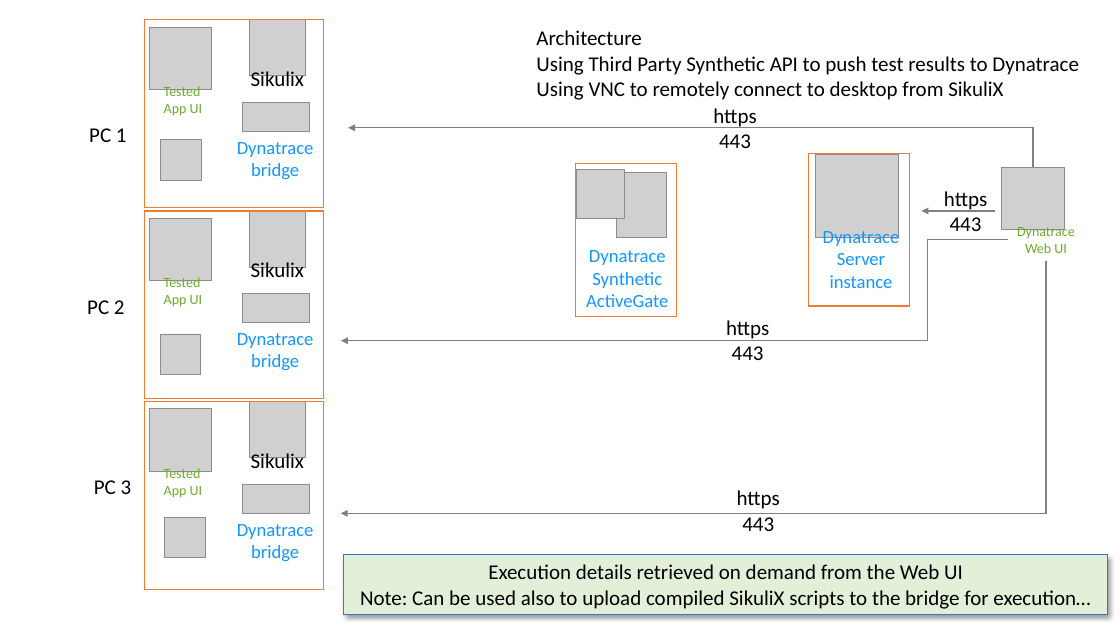
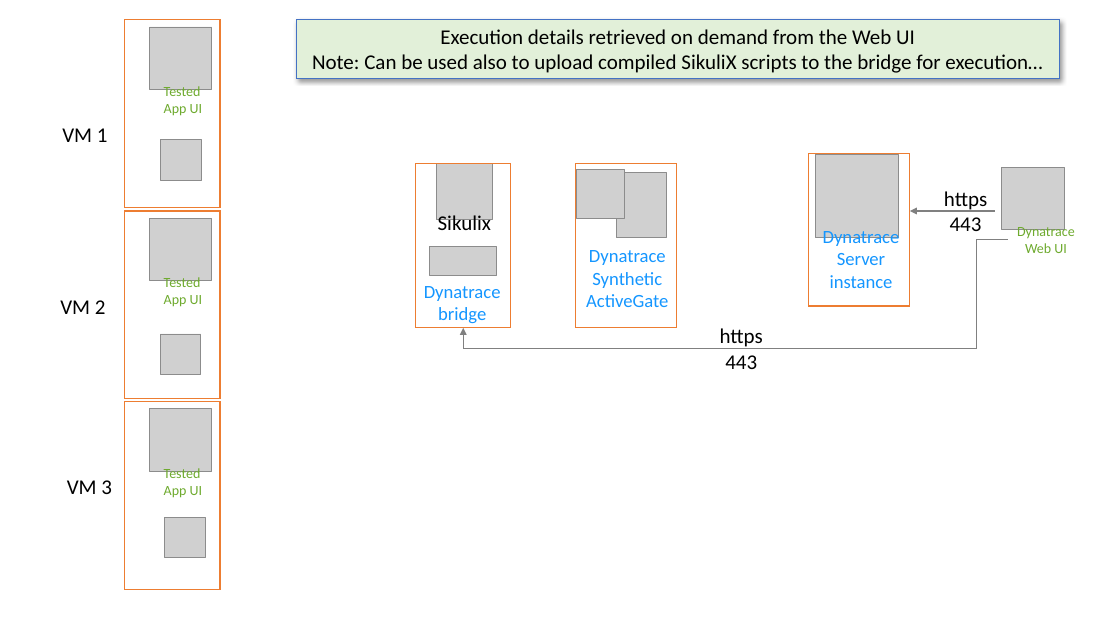
Before and after one commit to LO-RAN/dt_sikulix_bridge, a slide deck: slide 3 of documentation/dt_sikulix_bridge.pptx. Drawn at 1120x630 pixels with LibreOffice and Linux fonts; fonts in the diff are those of the drawing; grey boxes stand for pictures; background and template pictures are left out. Boxes give left, top, right and bottom in pixels: in the first picture for what was removed or moved away, otherwise in the second. Text is boxed around its words. In the diff, an @@ line names an element or a change of style, - is before the commit and + after.

Commit message:
updated architecture slides

```diff
--- a/documentation/dt_sikulix_bridge.pptx
+++ b/documentation/dt_sikulix_bridge.pptx
@@ rectangle: place and size @@
-rectangle at (145,20,324,208)
+rectangle at (125,20,220,208)
@@ picture removed at (250,20,306,76) @@
@@ rectangle "Execution details retrieved on demand ...": place and size @@
-rectangle "Execution details retrieved on demand ..." at (344,555,1107,615)
+rectangle "Execution details retrieved on demand ..." at (296,19,1060,79)
@@ text removed at (536,30,1079,100) @@
-Architecture
-Using Third Party Synthetic API to push test results to Dynatrace
-Using VNC to remotely connect to desktop from SikuliX
@@ text removed at (251,71,304,93) @@
-Sikulix
@@ picture removed at (243,103,310,132) @@
@@ text removed at (713,108,756,148) @@
-https 443
@@ text at (62,128,108,142): text changed @@
-PC 1
+VM 1
@@ text removed at (237,142,314,180) @@
-Dynatrace
-bridge
@@ elbow arrow removed from (1033, 167) to (348, 128) @@
@@ rectangle added at (416,164,511,328), outline #ED7D31 1 pt @@
@@ rectangle: place and size @@
-rectangle at (576,164,677,317)
+rectangle at (576,164,677,328)
@@ rectangle: place and size @@
-rectangle at (145,211,324,399)
+rectangle at (125,211,220,399)
@@ elbow arrow moved from (341, 341) - (1008, 239) to (463, 328) - (1008, 239) @@
@@ arrow moved from (995, 211) - (922, 211) to (995, 211) - (910, 211) @@
@@ elbow arrow removed from (1046, 261) to (341, 513) @@
@@ 2 pictures, 2 texts: place and size @@
-2 pictures, 2 texts at (237,211,314,371)
+2 pictures, 2 texts at (424,164,501,324)
@@ text at (60,300,106,314): text changed @@
-PC 2
+VM 2
@@ text "https 443": place and size @@
-text "https 443" at (726,320,769,360)
+text "https 443" at (720,328,763,369)
@@ rectangle: place and size @@
-rectangle at (145,402,324,590)
+rectangle at (125,402,220,590)
@@ picture removed at (250,402,306,458) @@
@@ text removed at (251,453,304,475) @@
-Sikulix
@@ text at (67,480,112,494): text changed @@
-PC 3
+VM 3
@@ picture removed at (243,485,310,514) @@
@@ text removed at (737,490,780,531) @@
-https 443
@@ text removed at (237,524,314,562) @@
-Dynatrace
-bridge
```
Also in this commit, not shown: 3 other slides changed.
